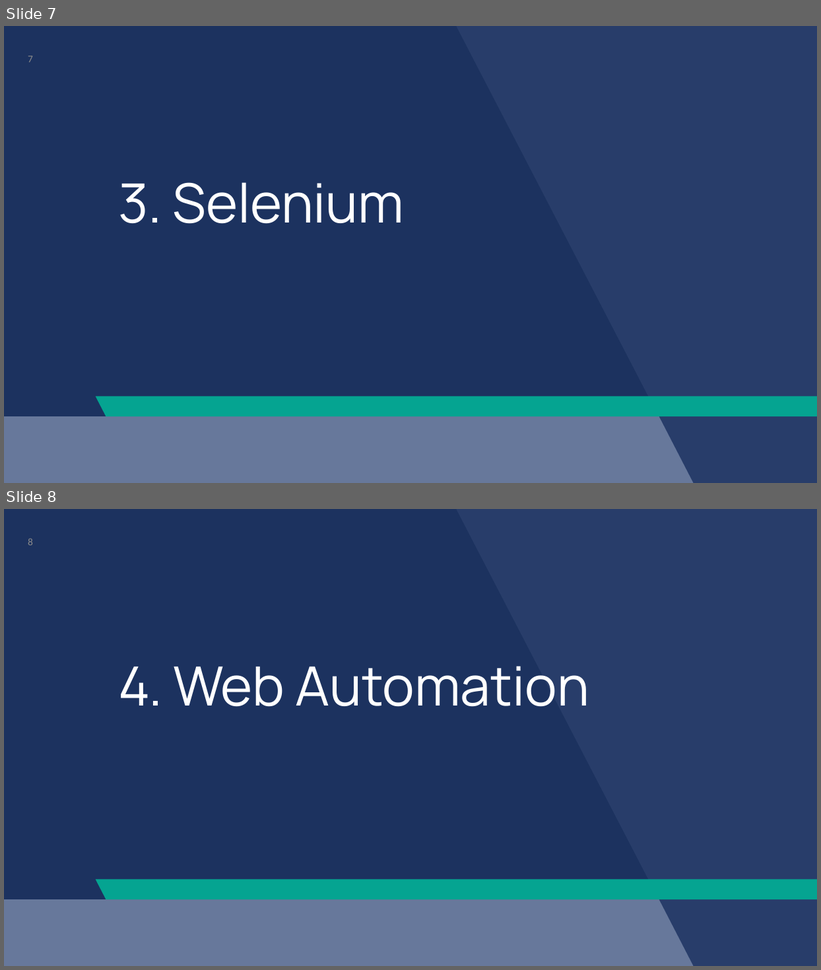
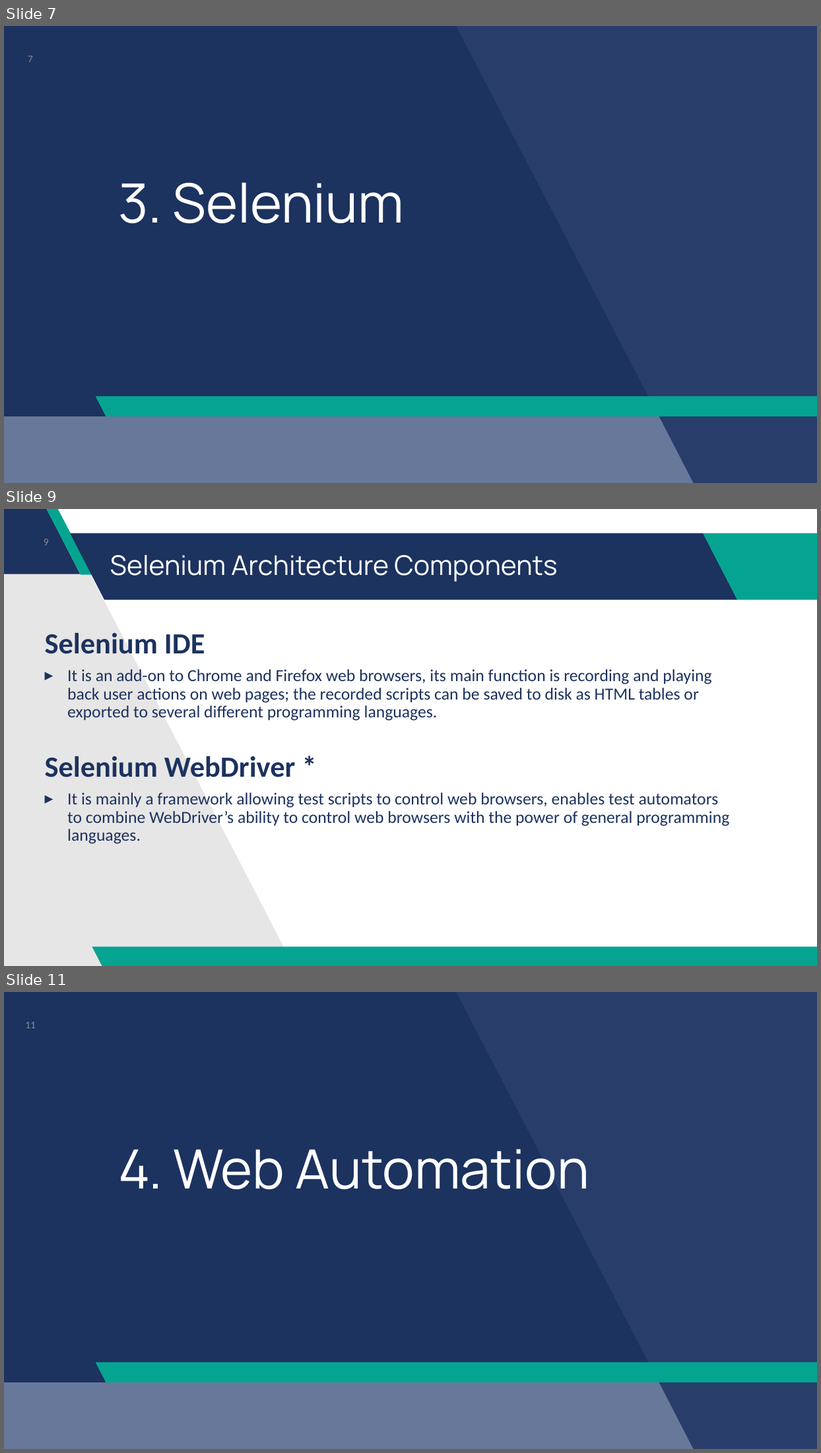
Before and after one commit to VnVBootcamp/from_zero_to_hero_vnv_bootcamp, a slide deck: Test Automation Bootcamp.pptx. Shown one above the other, each under a label of ours: slides 7 and 8 before the commit, slides 7, 9 and 11 after it; the slides between them are not shown. The pictures are 821x970 and 821x1453 pixels, drawn with LibreOffice and Linux fonts; fonts in the diff are those of the drawing. Boxes give left, top, right and bottom in pixels: in the first picture for what was removed or moved away, otherwise in the second. Text is boxed around its words. In the diff, an @@ line names an element or a change of style, - is before the commit and + after.

```diff
--- a/Test Automation Bootcamp.pptx
+++ b/Test Automation Bootcamp.pptx
@@ slide 9 added at (4,509,817,966), background #FFFFFF @@
@@ page number added at (44,539,49,545), 12 pt, text #8C8C8C @@
+9
@@ title added at (110,555,557,582), 32 pt, text #FFFFFF @@
+Selenium Architecture Components
@@ text added at (45,633,729,844), 20 pt, text #1C325F @@
+Selenium IDE
+▸ It is an add-on to Chrome and Firefox web browsers, its main function is recording and playing back user actions on web pages; the recorded scripts can be saved to disk as HTML tables or exported to several different programming languages.
+Selenium WebDriver *
+▸ It is mainly a framework allowing test scripts to control web browsers, enables test automators to combine WebDriver’s ability to control web browsers with the power of general programming languages.
@@ group added at (4,509,817,966): 5 parallelograms, 1 freeform shape @@
@@ what was slide 8 is now slide 11 @@
@@ page number at (25,1022,36,1028): text changed @@
-8
+11
```
Also in this commit, not shown: 2 other slides added.
